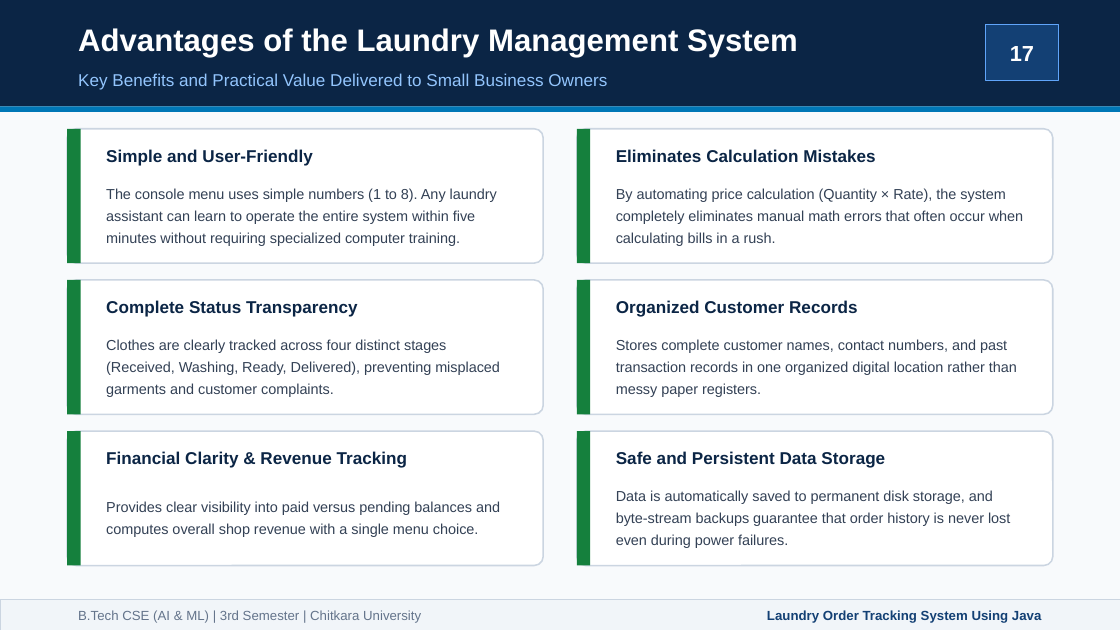
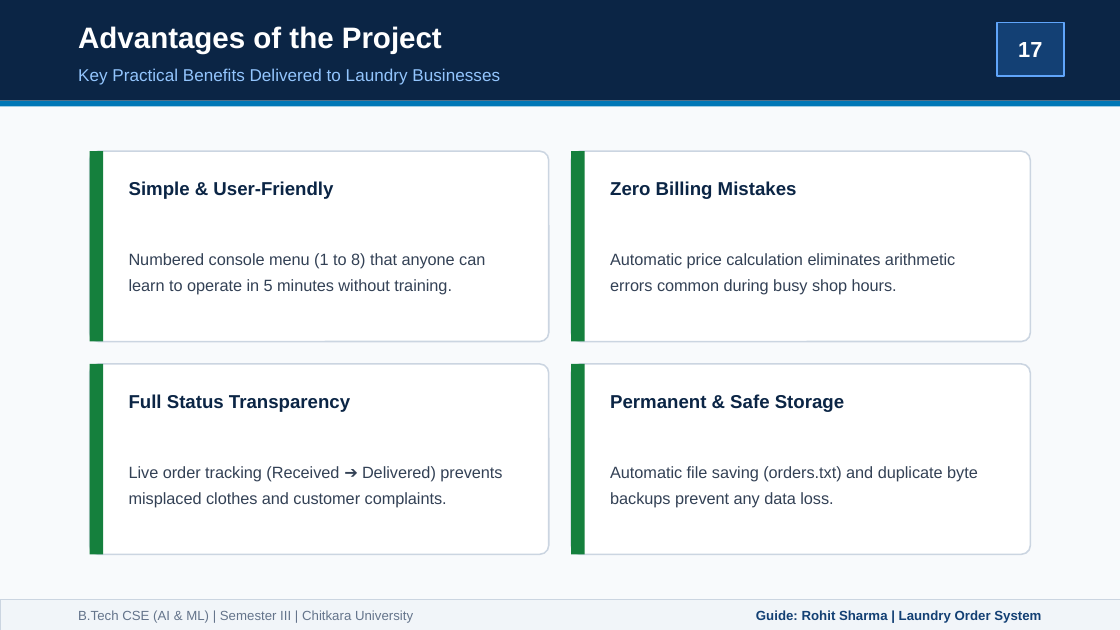
Before and after one commit to Tanmay-Arora19/Laundry-Management-System, a slide deck: slide 17 of Laundry_Management_System_Presentation.pptx. Drawn at 1120x630 pixels with LibreOffice and Linux fonts; fonts in the diff are those of the drawing. Boxes give left, top, right and bottom in pixels: in the first picture for what was removed or moved away, otherwise in the second. Text is boxed around its words. In the diff, an @@ line names an element or a change of style, - is before the commit and + after.

Commit message:
Compress presentation content, add exact team member details, and update faculty guide to Rohit Sharma

```diff
--- a/Laundry_Management_System_Presentation.pptx
+++ b/Laundry_Management_System_Presentation.pptx
@@ rectangle: place and size @@
-rectangle at (0, 0, 1120, 106)
+rectangle at (0, 0, 1120, 101)
@@ text at (78, 26, 442, 54): text changed; size 20 to 19 pt @@
-Advantages of the Laundry Management System
+Advantages of the Project
@@ text "17": place and size @@
-text "17" at (1010, 46, 1034, 61)
+text "17" at (1018, 42, 1042, 57)
@@ rectangle: place and size @@
-rectangle at (986, 25, 1058, 81)
+rectangle at (997, 22, 1064, 76)
@@ text at (78, 68, 500, 85): text changed @@
-Key Benefits and Practical Value Delivered to Small Business Owners
+Key Practical Benefits Delivered to Laundry Businesses
@@ rectangle: place and size @@
-rectangle at (0, 106, 1120, 112)
+rectangle at (0, 101, 1120, 106)
@@ rounded rectangle: place and size @@
-rounded rectangle at (67, 129, 543, 263)
+rounded rectangle at (90, 151, 549, 342)
@@ rectangle: place and size @@
-rectangle at (67, 129, 81, 263)
+rectangle at (90, 151, 103, 342)
@@ rounded rectangle: place and size @@
-rounded rectangle at (577, 129, 1053, 263)
+rounded rectangle at (571, 151, 1030, 342)
@@ rectangle: place and size @@
-rectangle at (577, 129, 590, 263)
+rectangle at (571, 151, 585, 342)
@@ text at (129, 181, 333, 199): text changed; size 11 to 12 pt @@
-Simple and User-Friendly
+Simple & User-Friendly
@@ text at (610, 181, 797, 199): text changed; size 11 to 12 pt @@
-Eliminates Calculation Mistakes
+Zero Billing Mistakes
@@ text at (129, 253, 485, 295): text changed; size 9.3 to 10.5 pt @@
-The console menu uses simple numbers (1 to 8). Any laundry assistant can learn to operate the entire system within five minutes without requiring specialized computer training.
+Numbered console menu (1 to 8) that anyone can learn to operate in 5 minutes without training.
@@ text at (610, 253, 955, 295): text changed; size 9.3 to 10.5 pt @@
-By automating price calculation (Quantity × Rate), the system completely eliminates manual math errors that often occur when calculating bills in a rush.
+Automatic price calculation eliminates arithmetic errors common during busy shop hours.
@@ text removed at (616, 300, 858, 317) @@
-Organized Customer Records
@@ rounded rectangle: place and size @@
-rounded rectangle at (67, 280, 543, 414)
+rounded rectangle at (90, 364, 549, 554)
@@ rectangle: place and size @@
-rectangle at (67, 280, 81, 414)
+rectangle at (90, 364, 103, 554)
@@ proportions changed in 4 elements at (90, 151, 549, 342), (571, 151, 1030, 342), (90, 364, 549, 554), (571, 364, 1030, 554) @@
@@ rounded rectangle: place and size @@
-rounded rectangle at (577, 280, 1053, 414)
+rounded rectangle at (571, 364, 1030, 554)
@@ rectangle: place and size @@
-rectangle at (577, 280, 590, 414)
+rectangle at (571, 364, 585, 554)
@@ text at (129, 394, 350, 412): text changed; size 11 to 12 pt @@
-Complete Status Transparency
+Full Status Transparency
@@ text at (610, 394, 844, 412): text changed; size 11 to 12 pt @@
-Safe and Persistent Data Storage
+Permanent & Safe Storage
@@ rounded rectangle removed at (67, 431, 543, 566) @@
@@ rectangle removed at (67, 431, 81, 566) @@
@@ rounded rectangle removed at (577, 431, 1053, 566) @@
@@ rectangle removed at (577, 431, 590, 566) @@
@@ text removed at (106, 451, 407, 468) @@
-Financial Clarity & Revenue Tracking
@@ text at (129, 466, 502, 508): text changed; size 9.3 to 10.5 pt @@
-Clothes are clearly tracked across four distinct stages (Received, Washing, Ready, Delivered), preventing misplaced garments and customer complaints.
+Live order tracking (Received ➔ Delivered) prevents misplaced clothes and customer complaints.
@@ text at (610, 466, 978, 508): text changed; size 9.3 to 10.5 pt @@
-Stores complete customer names, contact numbers, and past transaction records in one organized digital location rather than messy paper registers.
+Automatic file saving (orders.txt) and duplicate byte backups prevent any data loss.
@@ text removed at (106, 501, 500, 537) @@
-Provides clear visibility into paid versus pending balances and computes overall shop revenue with a single menu choice.
@@ text removed at (616, 490, 1010, 548) @@
-Data is automatically saved to permanent disk storage, and byte-stream backups guarantee that order history is never lost even during power failures.
@@ text at (78, 610, 413, 623): text changed @@
-B.Tech CSE (AI & ML) | 3rd Semester | Chitkara University
+B.Tech CSE (AI & ML) | Semester III | Chitkara University
@@ text at (756, 610, 1041, 623): text changed @@
-Laundry Order Tracking System Using Java
+Guide: Rohit Sharma | Laundry Order System
```
Also in this commit, not shown: 17 other slides changed, 2 slides added, 2 slides removed, 2 other files.
